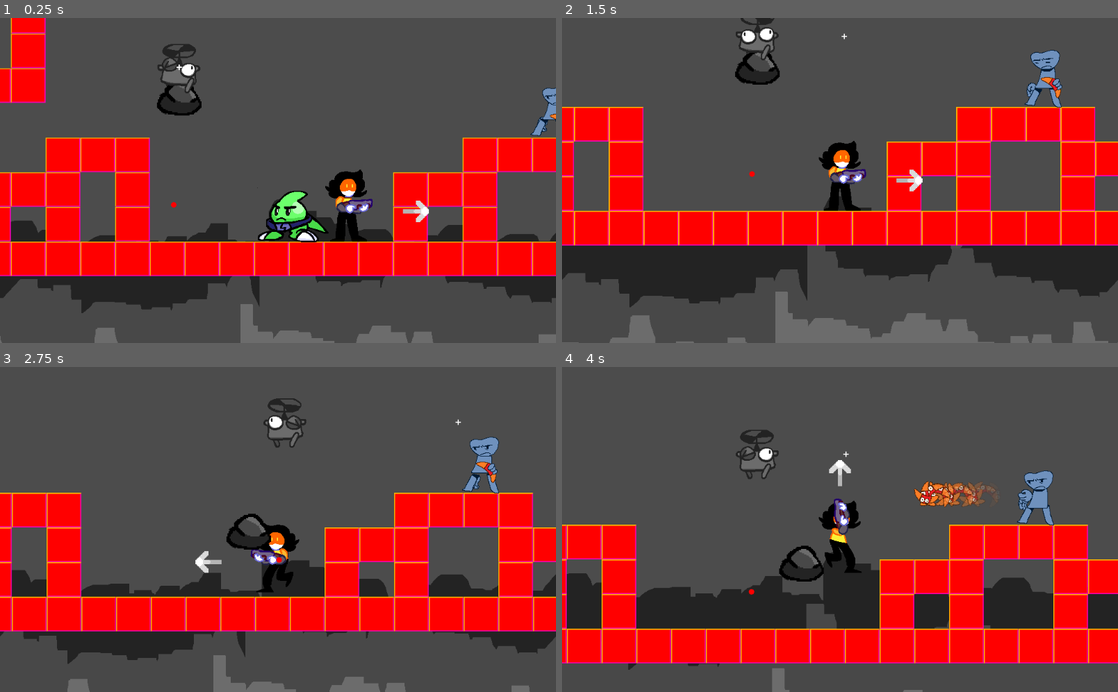
Above: before the commit, frames 1-4 (two rows, left to right).
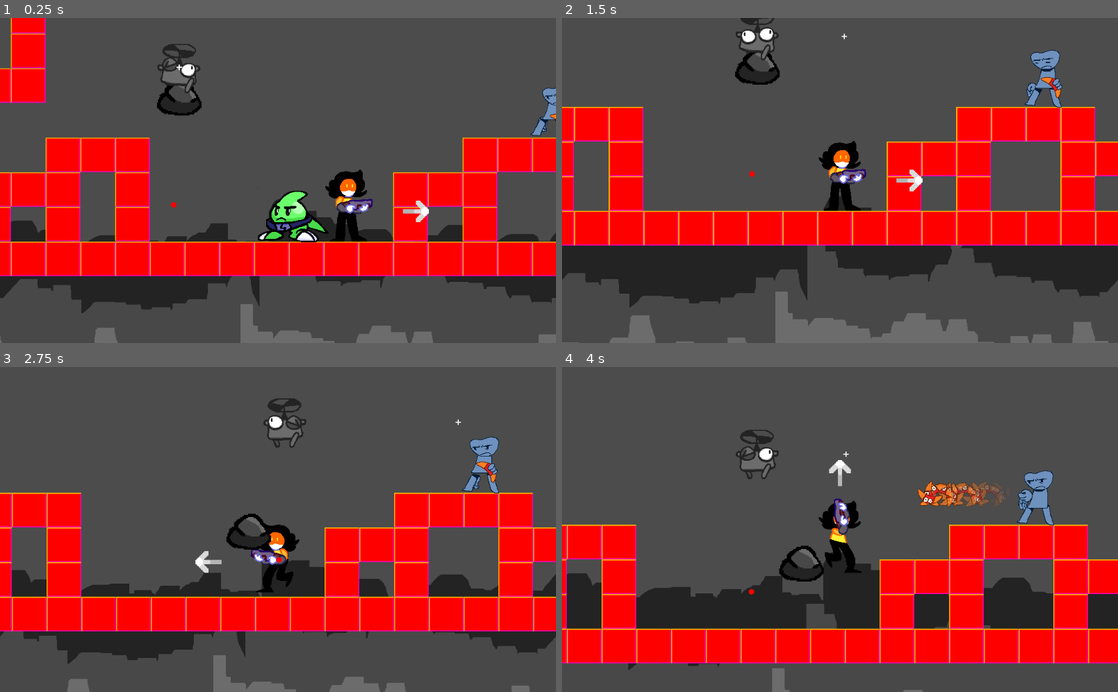
Above: after the commit, the same moments.

Repository: loopies2600/Sillarium
Game: Godot game, scene res://scenes/Levels/Test/TestScene.tscn
The game is run twice, just before and just after one commit, with the same random seed, the same clock (stepped at 60 frames per second) and the same inputs. This scene is started directly instead of the project's main scene.
Inputs:
- Up to frame 1 (0.25 s): no input
- Up to frame 2 (1.5 s): hold C (input_hold) 0.53-1.28 s; tap Up (jump) at 0.77 s; tap S (look_down) at 1.35 s
- Up to frame 3 (2.75 s): tap Up (jump) at 1.52 s; hold A (look_left) from 2.03 s (still down)
- Up to frame 4 (4 s): release A (look_left) at 2.78 s; tap D (look_right) at 2.85 s; tap Up (jump) at 3.02, 3.77 s; hold W (look_up) from 3.53 s (still down)

The runs differ from the first frame. In frame 1, 0.1% of the frame differs, in the area x 29-35%, y 8-12%; in frame 2, less than 0.1%; in frame 3, 0.1%; in frame 4, 0.9%, in the area x 32-80%, y 19-44%.

Commit message:
neotrail

Diff:
--- /dev/null
+++ b/scenes/enemy/Trail.gd
@@ -0,0 +1,9 @@
+extends Sprite
+
+var fadeSpeed = 0.1
+
+func _process(delta):
+	modulate.a -= fadeSpeed
+
+	if (modulate.a <= 0):
+		queue_free()
--- /dev/null
+++ b/scenes/enemy/Trail.tscn
@@ -0,0 +1,8 @@
+[gd_scene load_steps=3 format=2]
+
+[ext_resource path="res://sprites/enemy/buma/bumatom_boomerang.png" type="Texture" id=1]
+[ext_resource path="res://scenes/enemy/Trail.gd" type="Script" id=2]
+
+[node name="Trail" type="Sprite"]
+texture = ExtResource( 1 )
+script = ExtResource( 2 )
--- a/scenes/enemy/buma/Boomerang.tscn
+++ b/scenes/enemy/buma/Boomerang.tscn
@@ -2,14 +2,13 @@
 
 [ext_resource path="res://sprites/enemy/buma/bumatom_boomerang.png" type="Texture" id=1]
 [ext_resource path="res://scenes/enemy/buma/BoomerangController.gd" type="Script" id=2]
-[ext_resource path="res://scenes/enemy/buma/BoomerangParticle.tscn" type="PackedScene" id=3]
-
+[ext_resource path="res://scenes/enemy/Trail.tscn" type="PackedScene" id=3]
 
 [sub_resource type="CircleShape2D" id=1]
 
 [node name="Boomerang" type="Node2D"]
 script = ExtResource( 2 )
-particle = ExtResource( 3 )
+trail = ExtResource( 3 )
 
 [node name="Area2D" type="Area2D" parent="." groups=[
 "Boomerang",
@@ -27,7 +26,3 @@
 
 [node name="StartPosition" type="Position2D" parent="."]
 position = Vector2( -24, 0 )
-
-[node name="ParticleTimer" type="Timer" parent="."]
-wait_time = 0.01
-autostart = true
--- a/scenes/enemy/buma/BoomerangController.gd
+++ b/scenes/enemy/buma/BoomerangController.gd
@@ -11,7 +11,7 @@
 export (float) var speedDecrease = 5
 export (float) var rotationSpeed = 1
 export (float) var gravity = 20
-export (PackedScene) var particle
+export (PackedScene) var trail
 
 # Velocidad
 var velocity = Vector2()
@@ -23,7 +23,6 @@
 	# Conectando funciones
 	visibility.connect("screen_exited", self, "OnScreenExited")
 	hitbox.connect("body_entered", self, "OnBodyEntered")
-	$ParticleTimer.connect("timeout", self, "CreateParticle")
 
 func _physics_process(delta):
 	# Gira la sprite
@@ -31,6 +30,7 @@
 
 	# Cambia la velocidad
 	if !falling:
+		CreateTrail()
 		velocity += velocityDecrease
 
 	# Obtiene la distancia del inicio al bumerang
@@ -53,7 +53,6 @@
 		rotationSpeed = 0
 		global_rotation = 0
 		velocity = Vector2()
-		$ParticleTimer.stop()
 
 	# Cae
 	if falling:
@@ -68,9 +67,11 @@
 	if body.is_in_group("Player"):
 		body.Respawn()
 
-func CreateParticle():
-	var newParticle = particle.instance()
-	get_tree().get_root().add_child(newParticle)
-	newParticle.global_position = hitbox.global_position
-	newParticle.global_rotation = sprite.global_rotation
-	newParticle.z_index = z_as_relative
+func CreateTrail():
+	var newTrail = trail.instance()
+	get_tree().get_root().add_child(newTrail)
+	newTrail.fadeSpeed = 0.05
+	newTrail.texture = sprite.texture
+	newTrail.global_position = hitbox.global_position
+	newTrail.global_rotation = sprite.global_rotation
+	newTrail.z_index = z_as_relative
--- a/scenes/enemy/buma/BoomerangParticle.tscn
+++ /dev/null
@@ -1,45 +0,0 @@
-[gd_scene load_steps=4 format=2]
-
-[ext_resource path="res://sprites/enemy/buma/bumatom_boomerang.png" type="Texture" id=1]
-[ext_resource path="res://scenes/enemy/buma/SpriteFader.gd" type="Script" id=2]
-
-
-
-
-
-[sub_resource type="Animation" id=1]
-resource_name = "FadeOut"
-length = 0.5
-tracks/0/type = "value"
-tracks/0/path = NodePath(".:modulate")
-tracks/0/interp = 1
-tracks/0/loop_wrap = true
-tracks/0/imported = false
-tracks/0/enabled = true
-tracks/0/keys = {
-"times": PoolRealArray( 0, 0.3 ),
-"transitions": PoolRealArray( 1, 1 ),
-"update": 0,
-"values": [ Color( 1, 1, 1, 1 ), Color( 1, 1, 1, 0 ) ]
-}
-tracks/1/type = "method"
-tracks/1/path = NodePath(".")
-tracks/1/interp = 1
-tracks/1/loop_wrap = true
-tracks/1/imported = false
-tracks/1/enabled = true
-tracks/1/keys = {
-"times": PoolRealArray( 0.3 ),
-"transitions": PoolRealArray( 1 ),
-"values": [ {
-"args": [  ],
-"method": "DestroySelf"
-} ]
-}
-
-[node name="BoomerangParticle" type="Sprite"]
-texture = ExtResource( 1 )
-script = ExtResource( 2 )
-
-[node name="AnimationPlayer" type="AnimationPlayer" parent="."]
-anims/FadeOut = SubResource( 1 )
--- a/scenes/enemy/buma/SpriteFader.gd
+++ /dev/null
@@ -1,7 +0,0 @@
-extends Sprite
-
-func _ready():
-	$AnimationPlayer.play("FadeOut")
-
-func DestroySelf():
-	queue_free()
--- a/scenes/enemy/lebipi/Lebipi.tscn
+++ b/scenes/enemy/lebipi/Lebipi.tscn
@@ -161,7 +161,6 @@
 z_index = 1
 frames = SubResource( 4 )
 animation = "Flying"
-frame = 1
 playing = true
 
 [node name="EyeR" type="AnimatedSprite" parent="KinematicBody2D/Graphics/Body"]
Binary file added: sprites/enemy/generic.png
Not shown, added: sprites/enemy/generic.png.import
